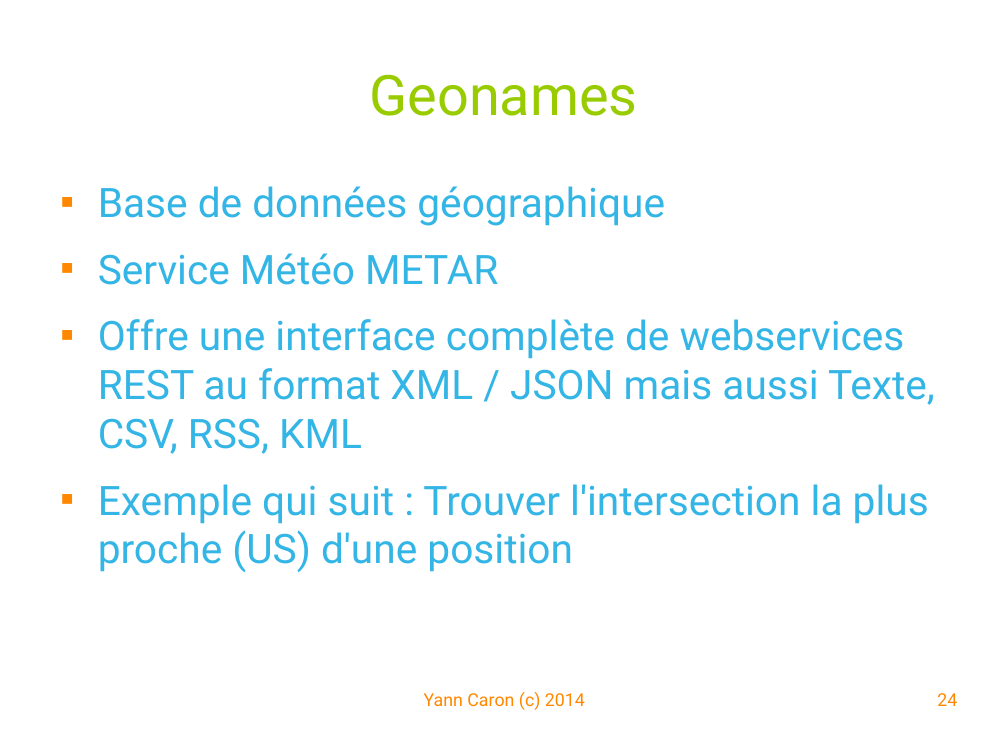
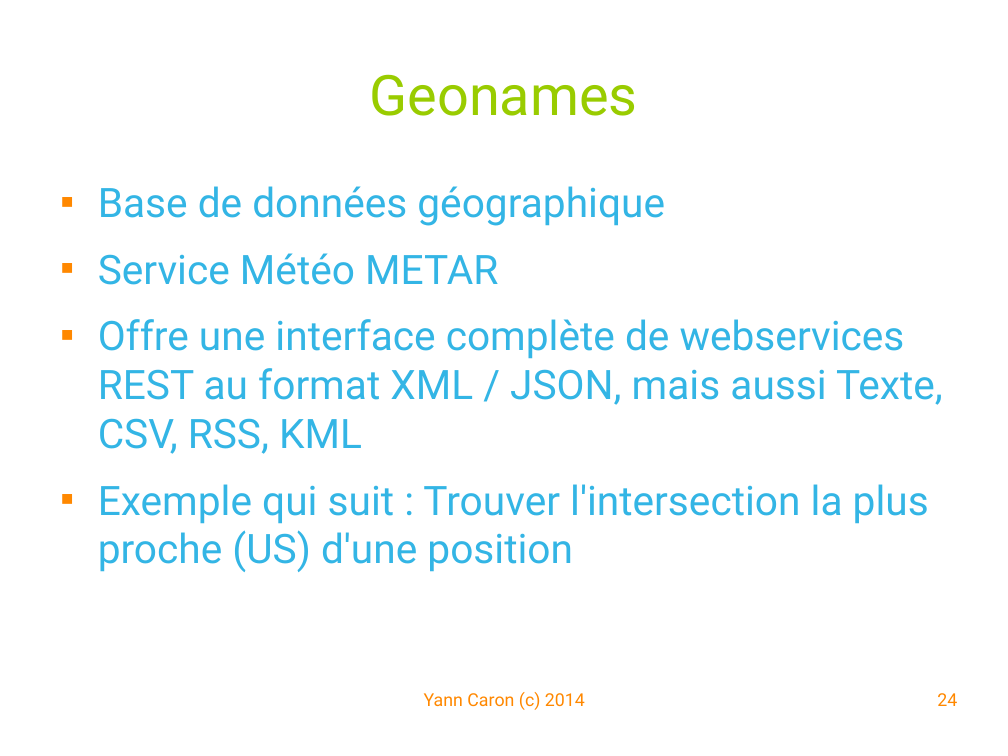
Before and after one commit to YannCaron/Android-ENSG, a slide deck: slide 24 of 09 - WebServices.odp. Drawn at 1008x756 pixels with LibreOffice and Linux fonts; fonts in the diff are those of the drawing; background and template pictures are left out. Boxes give left, top, right and bottom in pixels: in the first picture for what was removed or moved away, otherwise in the second. Text is boxed around its words. In the diff, an @@ line names an element or a change of style, - is before the commit and + after.

```diff
--- a/09 - WebServices.odp
+++ b/09 - WebServices.odp
@@ text at box(98, 319, 943, 454): text changed @@
-■ Offre une interface complète de webservices REST au format XML / JSON mais aussi Texte, CSV, RSS, KML
+■ Offre une interface complète de webservices REST au format XML / JSON, mais aussi Texte, CSV, RSS, KML
```
Also in this commit, not shown: 11 other slides changed, 12 slides added, 13 other files.
